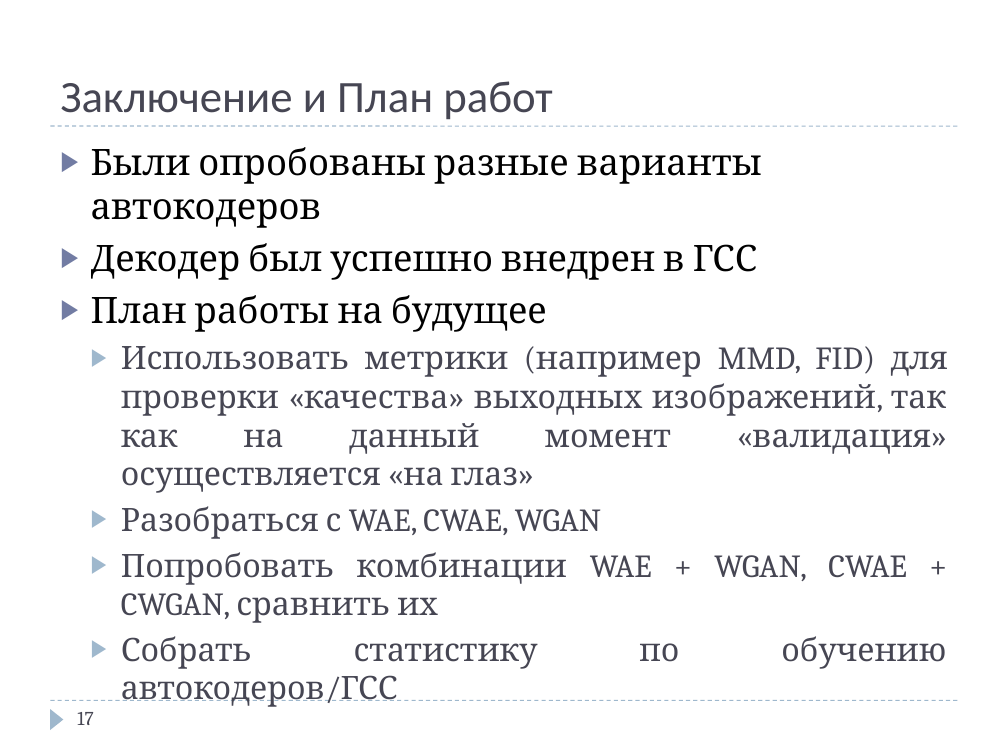
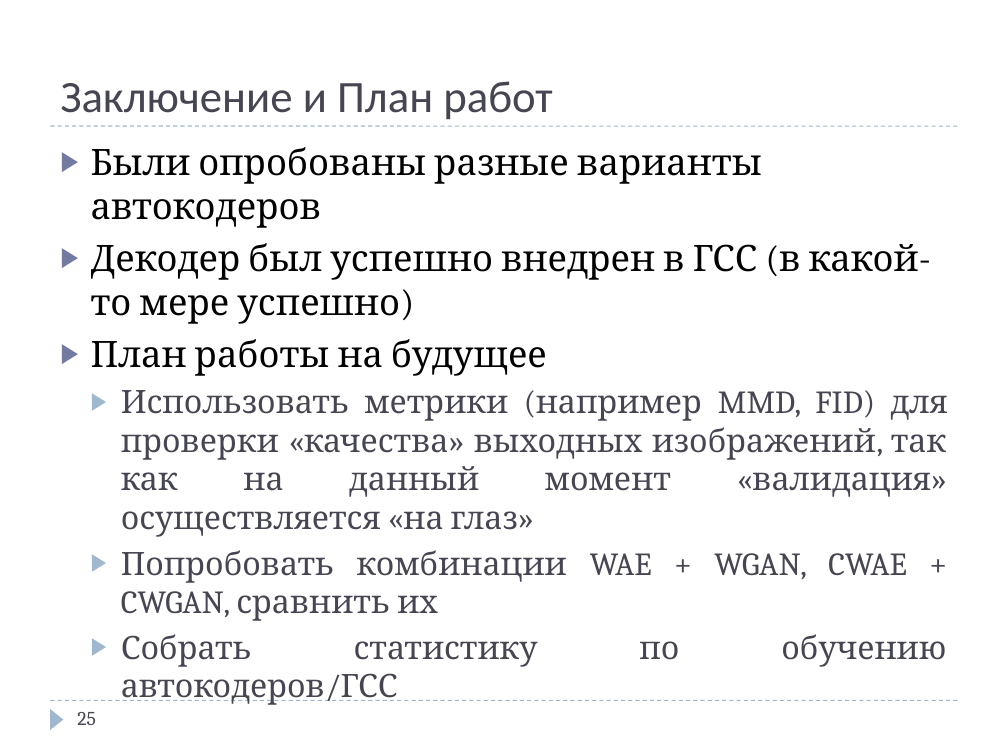
Before and after one commit to Ppasha9/ganfasttraining, a slide deck: slide 25 of presentations/FastGanTraining_Denisov_Pavel.pptx (slide 17 before the commit). Drawn at 1008x756 pixels with LibreOffice and Linux fonts; fonts in the diff are those of the drawing. Boxes give left, top, right and bottom in pixels: in the first picture for what was removed or moved away, otherwise in the second. Text is boxed around its words. In the diff, an @@ line names an element or a change of style, - is before the commit and + after.

```diff
--- a/presentations/FastGanTraining_Denisov_Pavel.pptx
+++ b/presentations/FastGanTraining_Denisov_Pavel.pptx
@@ text at [91,243,919,324]: text changed @@
-▶ Декодер был успешно внедрен в ГСС
+▶ Декодер был успешно внедрен в ГСС (в какой-то мере успешно)
@@ text at [121,506,601,539]: paragraph removed @@
-  ▶ Разобраться с WAE, CWAE, WGAN
@@ page number at [77,712,96,725]: text changed @@
-17
+25
```
Also in this commit, not shown: 3 other slides changed, 8 slides added, 1 other file.
